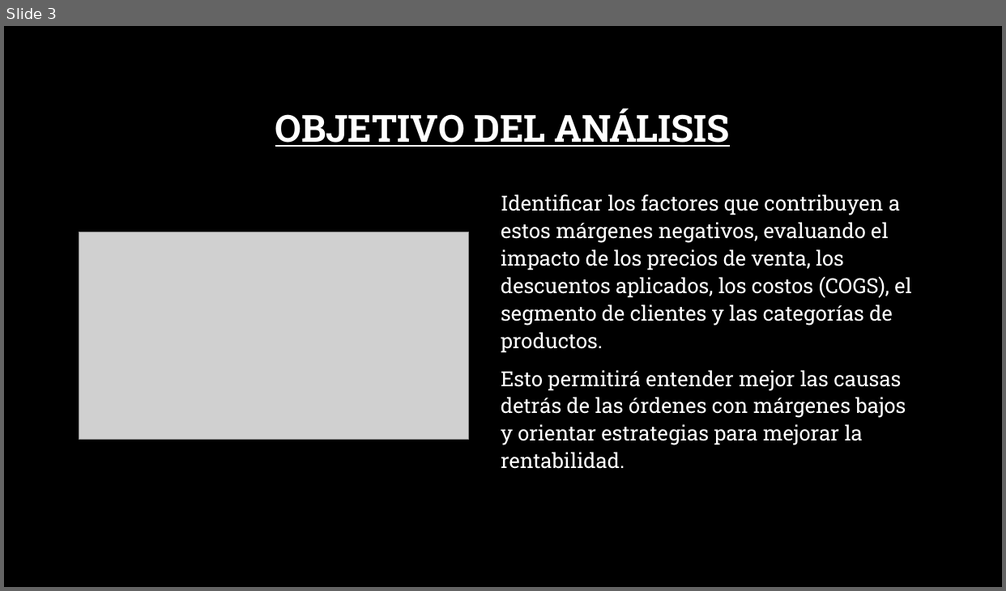
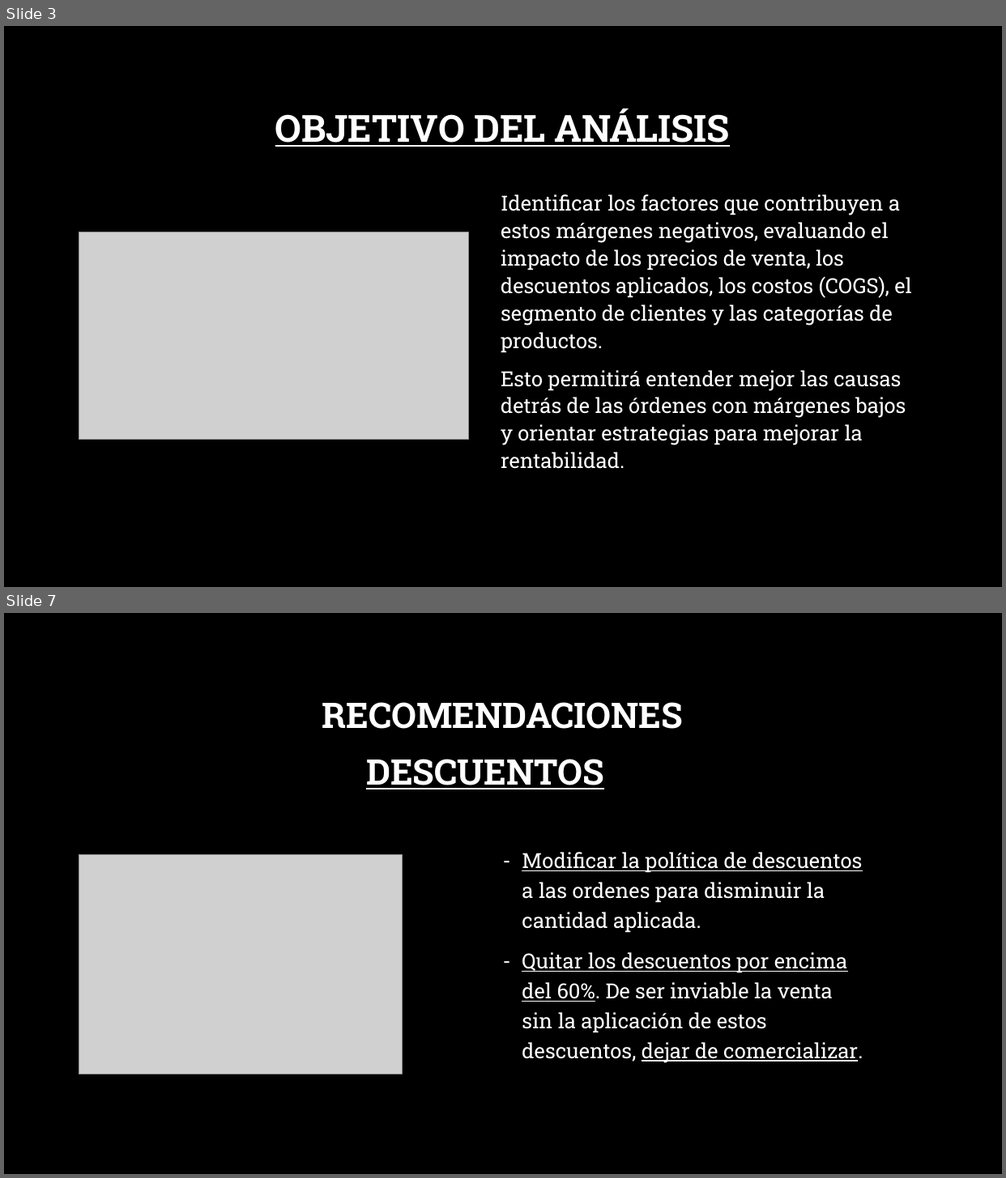
Before and after one commit to aSalomon96/lab1, a slide deck: Presentacion_lab1.pptx. Shown one above the other, each under a label of ours: slide 3 before the commit, slides 3 and 7 after it; the slides between them are not shown. The pictures are 1006x591 and 1006x1178 pixels, drawn with LibreOffice and Linux fonts; fonts in the diff are those of the drawing; grey boxes stand for pictures; background and template pictures are left out. Boxes give left, top, right and bottom in pixels: in the first picture for what was removed or moved away, otherwise in the second. Text is boxed around its words. In the diff, an @@ line names an element or a change of style, - is before the commit and + after.

```diff
--- a/Presentacion_lab1.pptx
+++ b/Presentacion_lab1.pptx
@@ slide 7 added at (4, 613, 1002, 1174), background picture (left out) @@
@@ title added at (322, 702, 683, 729), 34 pt, text #FFFFFF, bold @@
+RECOMENDACIONES
@@ text added at (366, 759, 603, 790), 34 pt, text #FFFFFF, bold, underline @@
+DESCUENTOS
@@ picture added at (79, 855, 403, 1075) @@
@@ text added at (522, 852, 863, 1063), 20 pt, text #FFFFFF @@
+– Modificar la política de descuentos a las ordenes para disminuir la cantidad aplicada.
+– Quitar los descuentos por encima del 60%. De ser inviable la venta sin la aplicación de estos descuentos, dejar de comercializar.
```
Also in this commit, not shown: 1 slide changed, 6 other slides added, 1 slide removed, 4 other files.
